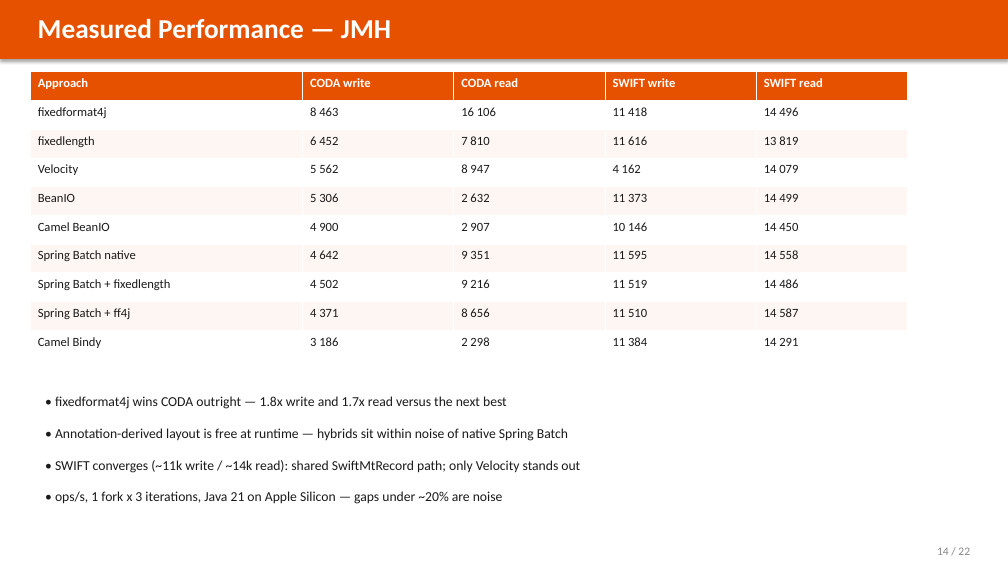
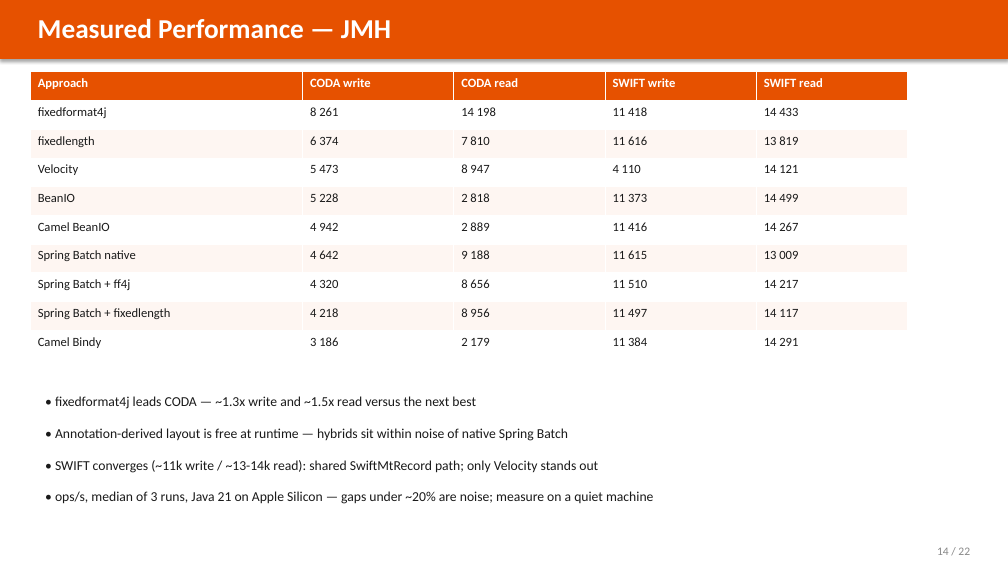
Before and after one commit to wallaceespindola/fixed-length-converters, a slide deck: slide 14 of docs/slides/banking-parser-platform.pptx. Drawn at 1008x567 pixels with LibreOffice and Linux fonts; fonts in the diff are those of the drawing. Boxes give left, top, right and bottom in pixels: in the first picture for what was removed or moved away, otherwise in the second. Text is boxed around its words. In the diff, an @@ line names an element or a change of style, - is before the commit and + after.

Commit message:
fix: make -Pbenchmark actually run the benchmarks, republish medians
The benchmark profile added an <includes> for **/*Benchmark.java, but the base
surefire configuration excludes that same pattern and profile plugin config
merges with the base rather than replacing it. So `mvn test -Pbenchmark` — the
command in the Makefile, the README and the CI Benchmark job — ran zero tests
and wrote no jmh-result.json. The CI job "passed" in 37 seconds and uploaded an
empty artifact. The profile now overrides the excludes, keeping only the
generated JMH classes out; a full run takes ~5.5 minutes and emits all 36
results.

With the suite running again, the published throughput numbers came from a
single run. Three runs show one of them was taken while macOS background
indexing saturated the CPU, dragging the allocation-heavy CODA paths down by up
to 75%. Numbers are now the median of three runs, and the fixedformat4j CODA
lead is stated as ~1.3x write / ~1.5x read rather than the single-run 1.8x/1.7x.
The variance itself is documented so the next reader measures on a quiet box.

Also: drop the stale -Pskip-frontend flag from the benchmark javadoc, gitignore
the generated docs/jmh-report.md, and record measured coverage (77% instruction,
52% branch) in the README.

```diff
--- a/docs/slides/banking-parser-platform.pptx
+++ b/docs/slides/banking-parser-platform.pptx
@@ table at (30,72,907,359) @@
-row 2: fixedformat4j | 8 463 | 16 106 | 11 418 | 14 496
+row 2: fixedformat4j | 8 261 | 14 198 | 11 418 | 14 433
-row 3, column 2: 6 452
+row 3, column 2: 6 374
-row 4: Velocity | 5 562 | 8 947 | 4 162 | 14 079
+row 4: Velocity | 5 473 | 8 947 | 4 110 | 14 121
-row 5, column 2: 5 306
+row 5, column 2: 5 228
-row 5, column 3: 2 632
+row 5, column 3: 2 818
-row 6: Camel BeanIO | 4 900 | 2 907 | 10 146 | 14 450
+row 6: Camel BeanIO | 4 942 | 2 889 | 11 416 | 14 267
-row 7: Spring Batch native | 4 642 | 9 351 | 11 595 | 14 558
+row 7: Spring Batch native | 4 642 | 9 188 | 11 615 | 13 009
-row 8: Spring Batch + fixedlength | 4 502 | 9 216 | 11 519 | 14 486
+row 8: Spring Batch + ff4j | 4 320 | 8 656 | 11 510 | 14 217
-row 9: Spring Batch + ff4j | 4 371 | 8 656 | 11 510 | 14 587
+row 9: Spring Batch + fixedlength | 4 218 | 8 956 | 11 497 | 14 117
-row 10, column 3: 2 298
+row 10, column 3: 2 179
@@ text at (55,396,476,409): text changed @@
-• fixedformat4j wins CODA outright — 1.8x write and 1.7x read versus the next best
+• fixedformat4j leads CODA — ~1.3x write and ~1.5x read versus the next best
@@ text at (55,460,598,473): text changed @@
-• SWIFT converges (~11k write / ~14k read): shared SwiftMtRecord path; only Velocity stands out
+• SWIFT converges (~11k write / ~13-14k read): shared SwiftMtRecord path; only Velocity stands out
@@ text at (55,491,653,504): text changed @@
-• ops/s, 1 fork x 3 iterations, Java 21 on Apple Silicon — gaps under ~20% are noise
+• ops/s, median of 3 runs, Java 21 on Apple Silicon — gaps under ~20% are noise; measure on a quiet machine
```
Also in this commit, not shown: 8 other files.
